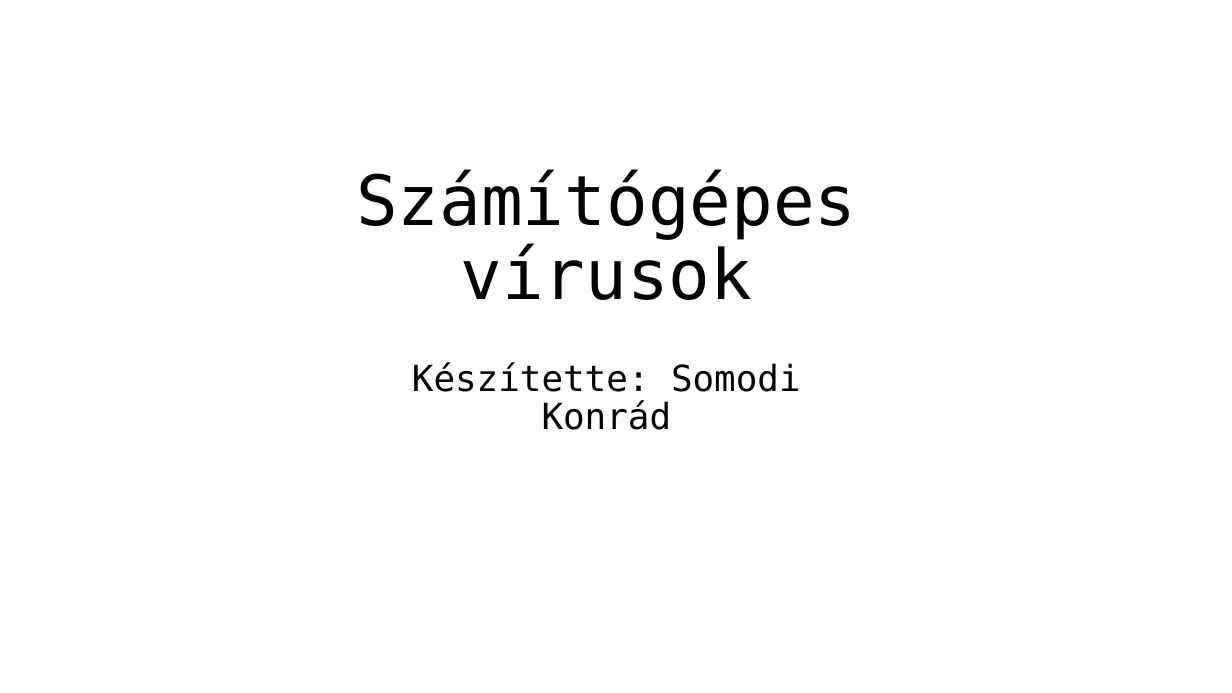
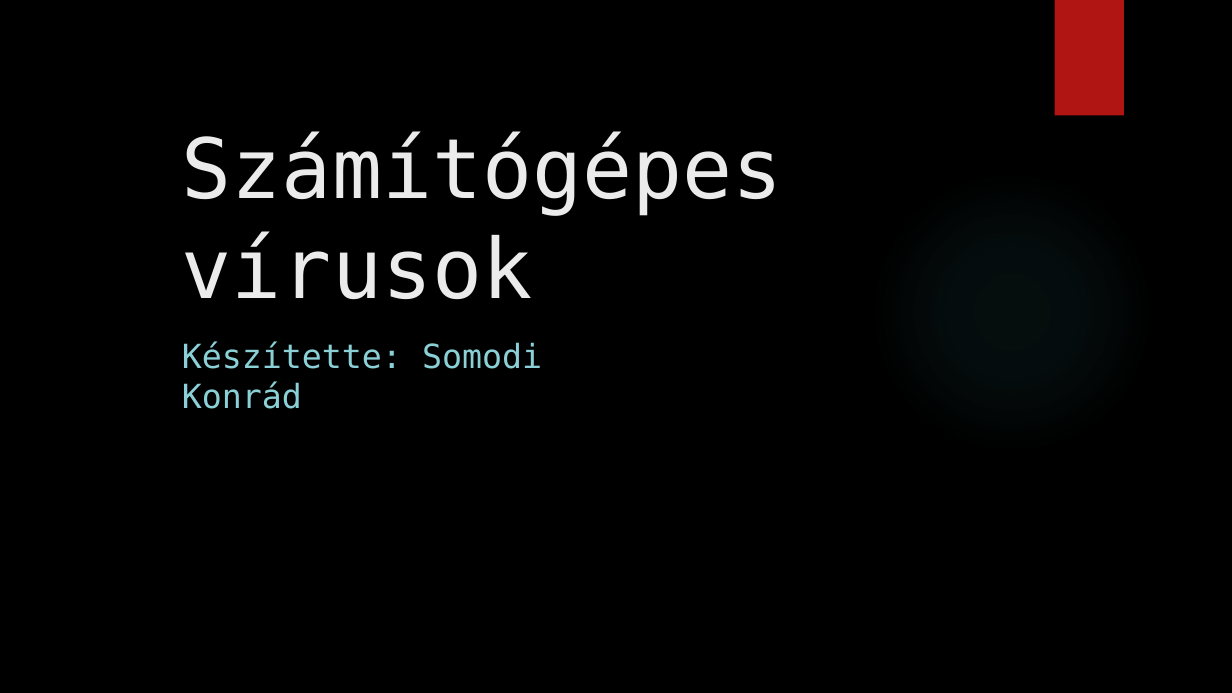
Before and after one commit to somodikonrad/Paprika, a slide deck: slide 1 of Beadandó SK.pptx. Drawn at 1232x693 pixels with LibreOffice and Linux fonts; fonts in the diff are those of the drawing; background and template pictures are left out. Boxes give left, top, right and bottom in pixels: in the first picture for what was removed or moved away, otherwise in the second. Text is boxed around its words. In the diff, an @@ line names an element or a change of style, - is before the commit and + after.

```diff
--- a/Beadandó SK.pptx
+++ b/Beadandó SK.pptx
@@ background #FFFFFF to picture (left out) @@
@@ rectangle added at <box>1055,0,1124,116</box>, fill #B01513 @@
@@ title "Számítógépes vírusok": place and size @@
-title "Számítógépes vírusok" at <box>356,169,857,300</box>
+title "Számítógépes vírusok" at <box>182,131,783,299</box>
@@ title "Számítógépes vírusok" at <box>182,131,783,299</box>: size 54 to 64.8 pt, text colour #000000 to #EBEBEB; alignment centre to left; line spacing 0.9 to 1 @@
@@ ellipse added at <box>870,169,1154,454</box>, fill gradient #50B9C1 @@
@@ subtitle "Készítette: Somodi Konrád": place and size @@
-subtitle "Készítette: Somodi Konrád" at <box>412,362,801,430</box>
+subtitle "Készítette: Somodi Konrád" at <box>182,341,542,409</box>
@@ subtitle "Készítette: Somodi Konrád" at <box>182,341,542,409</box>: size 28 to 25.9 pt, text colour #000000 to #8AD0D6; alignment centre to left; line spacing 0.9 to 1 @@
```
Also in this commit, not shown: 9 other slides changed.
